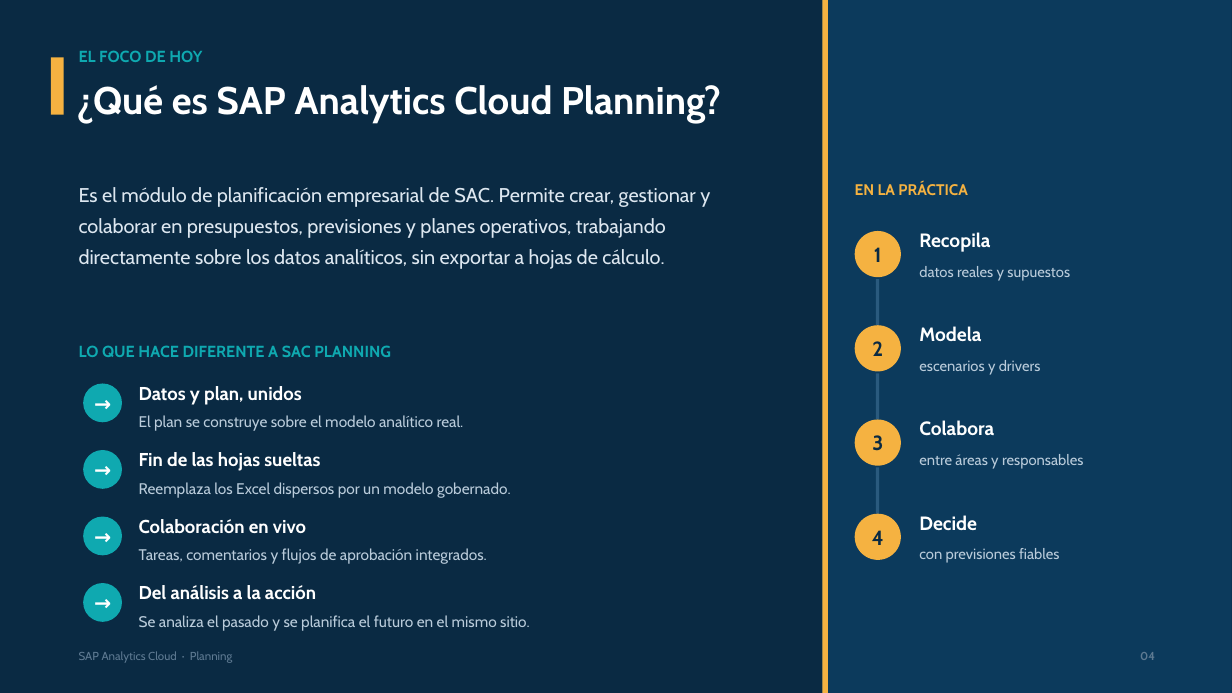
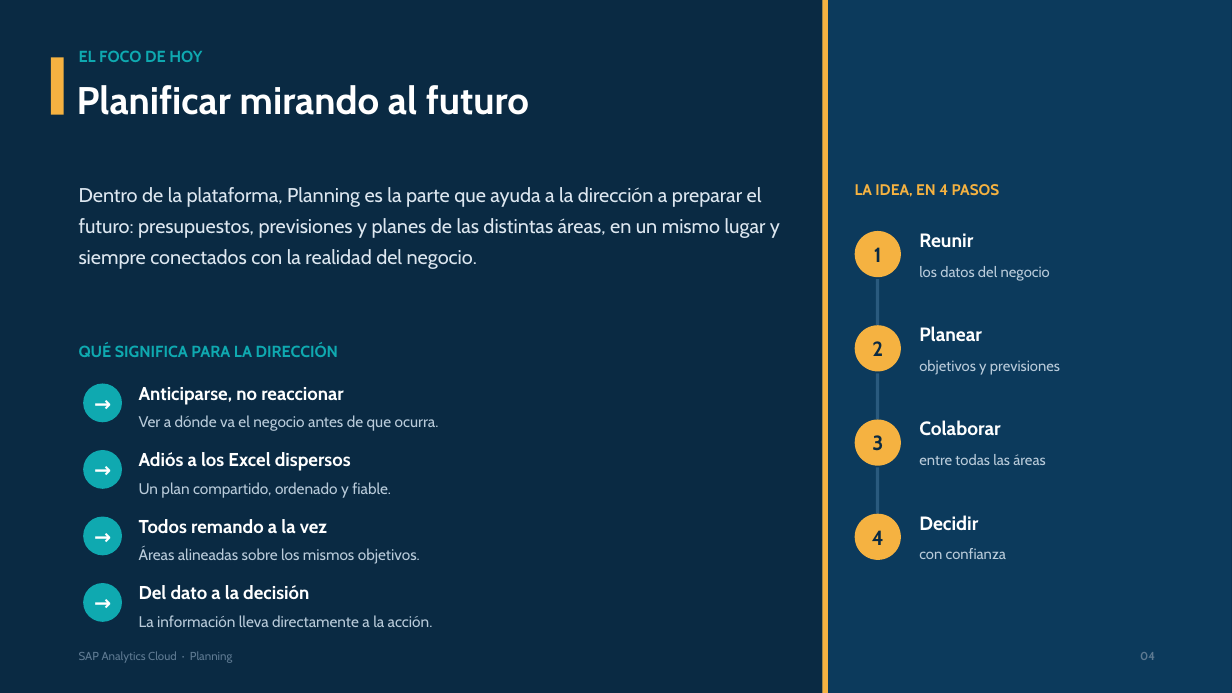
Before and after one commit to Johnmeg/Johnmeg, a slide deck: slide 5 of SAP_Analytics_Cloud_Planning.pptx. Drawn at 1232x693 pixels with LibreOffice and Linux fonts; fonts in the diff are those of the drawing. Boxes give left, top, right and bottom in pixels: in the first picture for what was removed or moved away, otherwise in the second. Text is boxed around its words. In the diff, an @@ line names an element or a change of style, - is before the commit and + after.

```diff
--- a/SAP_Analytics_Cloud_Planning.pptx
+++ b/SAP_Analytics_Cloud_Planning.pptx
@@ text at [77,85,529,115]: text changed @@
-¿Qué es SAP Analytics Cloud Planning?
+Planificar mirando al futuro
@@ text at [79,187,780,269]: text changed @@
-Es el módulo de planificación empresarial de SAC. Permite crear, gestionar y colaborar en presupuestos, previsiones y planes operativos, trabajando directamente sobre los datos analíticos, sin exportar a hojas de cálculo.
+Dentro de la plataforma, Planning es la parte que ayuda a la dirección a preparar el futuro: presupuestos, previsiones y planes de las distintas áreas, en un mismo lugar y siempre conectados con la realidad del negocio.
@@ text at [855,184,1000,197]: text changed @@
-EN LA PRÁCTICA
+LA IDEA, EN 4 PASOS
@@ text at [919,233,973,247]: text changed @@
-Recopila
+Reunir
@@ text at [919,266,1050,281]: text changed @@
-datos reales y supuestos
+los datos del negocio
@@ text at [919,326,982,342]: text changed @@
-Modela
+Planear
@@ text at [79,343,338,357]: text changed @@
-LO QUE HACE DIFERENTE A SAC PLANNING
+QUÉ SIGNIFICA PARA LA DIRECCIÓN
@@ text at [139,387,344,405]: text changed @@
-Datos y plan, unidos
+Anticiparse, no reaccionar
@@ text at [919,360,1060,375]: text changed @@
-escenarios y drivers
+objetivos y previsiones
@@ text at [139,415,439,431]: text changed @@
-El plan se construye sobre el modelo analítico real.
+Ver a dónde va el negocio antes de que ocurra.
@@ text at [919,420,1000,436]: text changed @@
-Colabora
+Colaborar
@@ text at [139,452,351,471]: text changed @@
-Fin de las hojas sueltas
+Adiós a los Excel dispersos
@@ text at [919,454,1045,465]: text changed @@
-entre áreas y responsables
+entre todas las áreas
@@ text at [139,482,391,498]: text changed @@
-Reemplaza los Excel dispersos por un modelo gobernado.
+Un plan compartido, ordenado y fiable.
@@ text at [139,519,327,534]: text changed @@
-Colaboración en vivo
+Todos remando a la vez
@@ text at [919,515,978,530]: text changed @@
-Decide
+Decidir
@@ text at [139,547,420,564]: text changed @@
-Tareas, comentarios y flujos de aprobación integrados.
+Áreas alineadas sobre los mismos objetivos.
@@ text at [919,548,1006,559]: text changed @@
-con previsiones fiables
+con confianza
@@ text at [139,585,309,600]: text changed @@
-Del análisis a la acción
+Del dato a la decisión
@@ text at [139,615,433,627]: text changed @@
-Se analiza el pasado y se planifica el futuro en el mismo sitio.
+La información lleva directamente a la acción.
```
Also in this commit, not shown: 7 other slides changed, 2 slides added, 2 slides removed, 1 other file.
